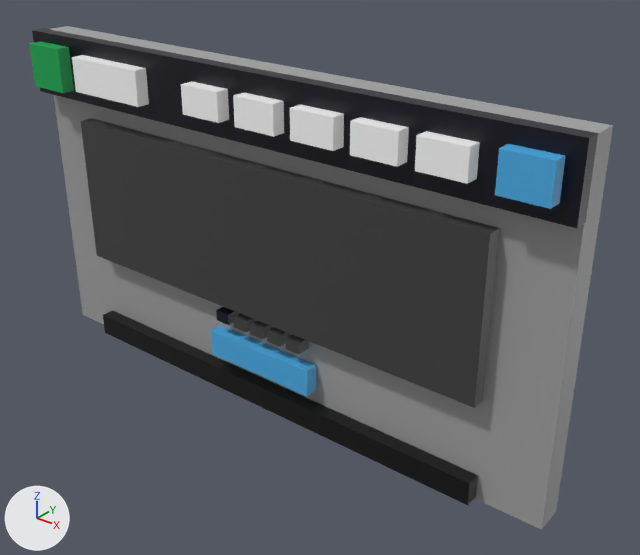
Renders of the glTF model public/models/iic.glb from each side of a commit.
One viewpoint serves both versions: a 50 mm lens placed at (18.7, -20.9, 18.6), pointed at (1.8, 0.3, 5.4). The axes (+X, +Y, +Z) are drawn at lower left. The lights are the same throughout. Where no turn or scale is listed for an object, it has been applied to the vertices.
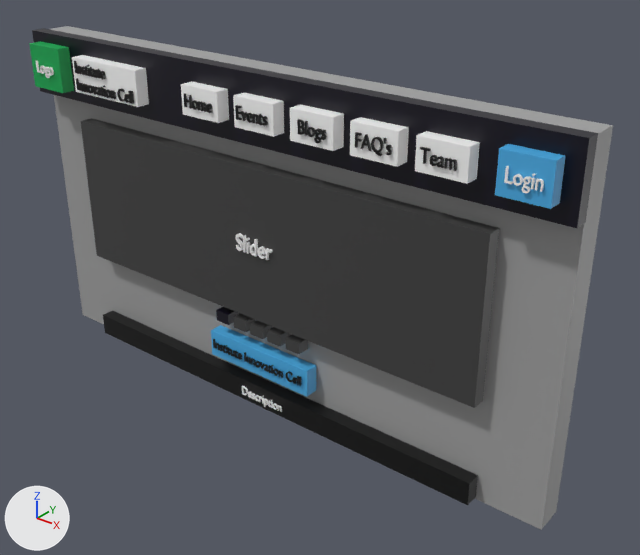
Commit message: text on projects

Changed parts and their boxes [x1, y1, x2, y2] in the pictures (640 x 555 px):
'Text.001', added (black)
    after: [74, 61, 134, 104]
'Text.010', added
    after: [213, 339, 301, 386]
'Text.009', added
    after: [236, 233, 273, 260]
'Text.007', added
    after: [504, 166, 544, 193]
'Text.005', added
    after: [355, 132, 392, 156]
'Text.004', added
    after: [297, 119, 326, 143]
'Text.006', added
    after: [420, 147, 457, 171]
'Text.003', added
    after: [235, 105, 268, 126]
'Text.002', added
    after: [184, 94, 212, 113]
'Text.011', added
    after: [242, 386, 282, 412]
'Text.008', added
    after: [36, 61, 54, 78]

The change, as a list of edits to the scene's bpy script:
```text
Add me_text_011:
    me_text_011.from_pydata(...)  # 1666 vertices, 3296 faces; spans x 0.03..1.92, y -0.03..0.03, z -0.12..0.35
    me_text_011.materials.append(mat_button)  # white #ffffff
Add me_text_010:
    me_text_010.from_pydata(...)  # 2878 vertices, 5676 faces; spans x 0.03..4.2, y -0.03..0.03, z 0.0..0.37
    me_text_010.materials.append(mat_check)  # black #000000
Add me_text_009:
    me_text_009.from_pydata(...)  # 820 vertices, 1620 faces; spans x 0.03..1.61, y -0.05..0.05, z -0.01..0.61
    me_text_009.materials.append(mat_button)  # white #ffffff
Add me_text_008:
    me_text_008.from_pydata(...)  # 908 vertices, 1816 faces; spans x 0.037..0.986, y -0.037..0.037, z -0.142..0.422
    me_text_008.materials.append(mat_button)  # white #ffffff
Add me_text_007:
    me_text_007.from_pydata(...)  # 934 vertices, 1856 faces; spans x 0.037..1.057, y -0.037..0.037, z -0.142..0.422
    me_text_007.materials.append(mat_button)  # white #ffffff
Add me_text_006:
    me_text_006.from_pydata(...)  # 776 vertices, 1544 faces; spans x 0.008..1.104, y -0.037..0.037, z -0.006..0.422
    me_text_006.materials.append(mat_check)  # black #000000
Add me_text_005:
    me_text_005.from_pydata(...)  # 570 vertices, 1128 faces; spans x 0.038..1.238, y -0.037..0.037, z -0.086..0.443
    me_text_005.materials.append(mat_check)  # black #000000
Add me_text_004:
    me_text_004.from_pydata(...)  # 1192 vertices, 2384 faces; spans x 0.037..1.046, y -0.037..0.037, z -0.142..0.422
    me_text_004.materials.append(mat_check)  # black #000000
Add me_text_003:
    me_text_003.from_pydata(...)  # 734 vertices, 1448 faces; spans x 0.037..1.289, y -0.037..0.037, z -0.006..0.422
    me_text_003.materials.append(mat_check)  # black #000000
Add me_text_002:
    me_text_002.from_pydata(...)  # 628 vertices, 1248 faces; spans x 0.037..1.241, y -0.037..0.037, z -0.006..0.422
    me_text_002.materials.append(mat_check)  # black #000000
Add me_text_001:
    me_text_001.from_pydata(...)  # 2878 vertices, 5676 faces; spans x 0.04..3.04, y -0.04..0.04, z -0.62..0.42
    me_text_001.materials.append(mat_check)  # black #000000
Add ob_text_011:
    ob_text_011 = bpy.data.objects.new('Text.011', me_text_011)
    ob_text_011.location = (-0.76, -1.15, 0.47)
Add ob_text_010:
    ob_text_010 = bpy.data.objects.new('Text.010', me_text_010)
    ob_text_010.location = (-2.12, -1.15, 1.93)
Add ob_text_009:
    ob_text_009 = bpy.data.objects.new('Text.009', me_text_009)
    ob_text_009.location = (-0.73, -1.13, 6.29)
Add ob_text_008:
    ob_text_008 = bpy.data.objects.new('Text.008', me_text_008)
    ob_text_008.location = (-10.19, -1.62, 11.05)
Add ob_text_007:
    ob_text_007 = bpy.data.objects.new('Text.007', me_text_007)
    ob_text_007.location = (9.18, -1.62, 11.05)
Add ob_text_006:
    ob_text_006 = bpy.data.objects.new('Text.006', me_text_006)
    ob_text_006.location = (6.7, -1.62, 11.05)
Add ob_text_005:
    ob_text_005 = bpy.data.objects.new('Text.005', me_text_005)
    ob_text_005.location = (4.53, -1.62, 11.05)
Add ob_text_004:
    ob_text_004 = bpy.data.objects.new('Text.004', me_text_004)
    ob_text_004.location = (2.45, -1.62, 11.05)
Add ob_text_003:
    ob_text_003 = bpy.data.objects.new('Text.003', me_text_003)
    ob_text_003.location = (-0.03, -1.62, 11.05)
Add ob_text_002:
    ob_text_002 = bpy.data.objects.new('Text.002', me_text_002)
    ob_text_002.location = (-2.31, -1.62, 11.05)
Add ob_text_001:
    ob_text_001 = bpy.data.objects.new('Text.001', me_text_001)
    ob_text_001.location = (-7.87, -1.62, 11.35)
```
